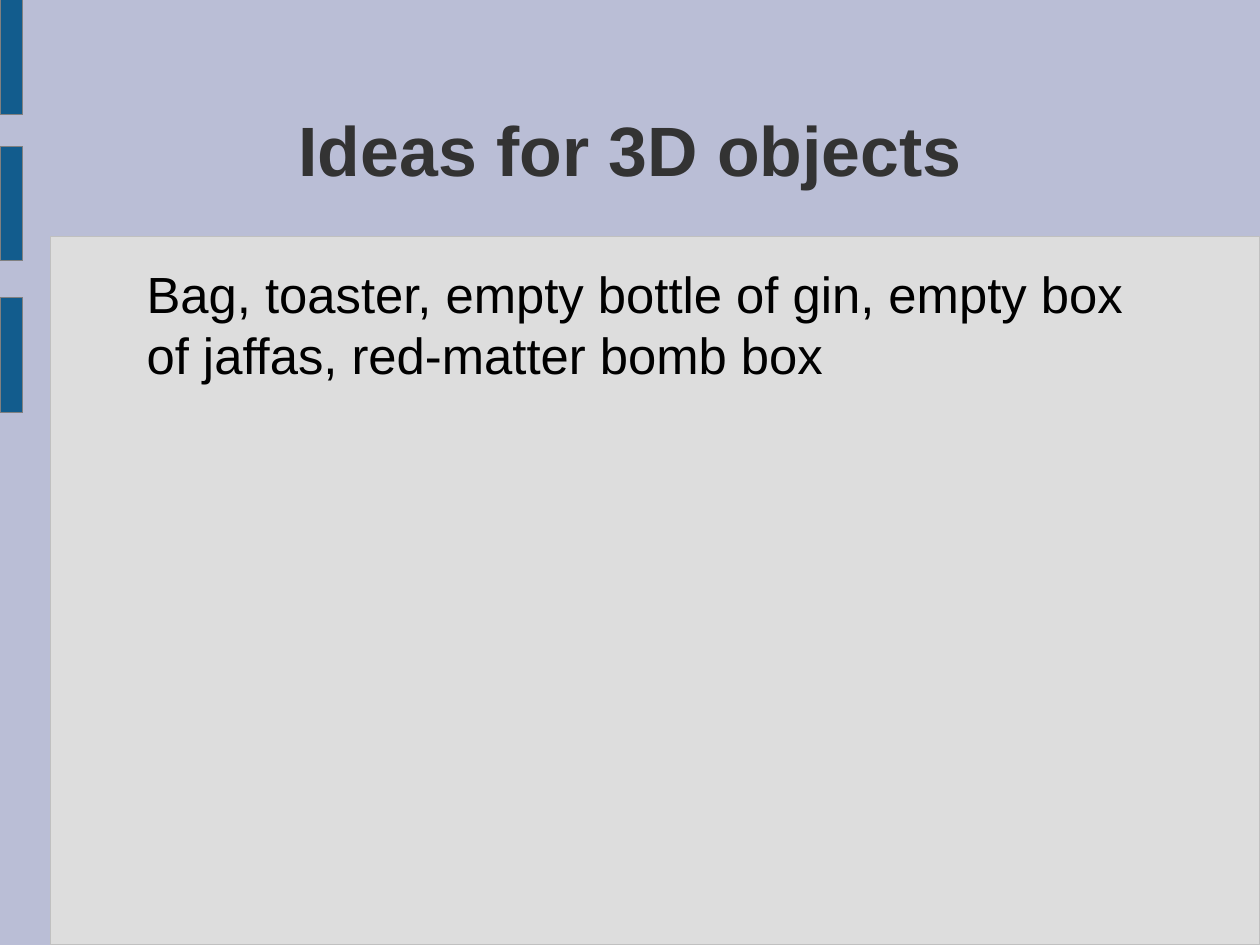
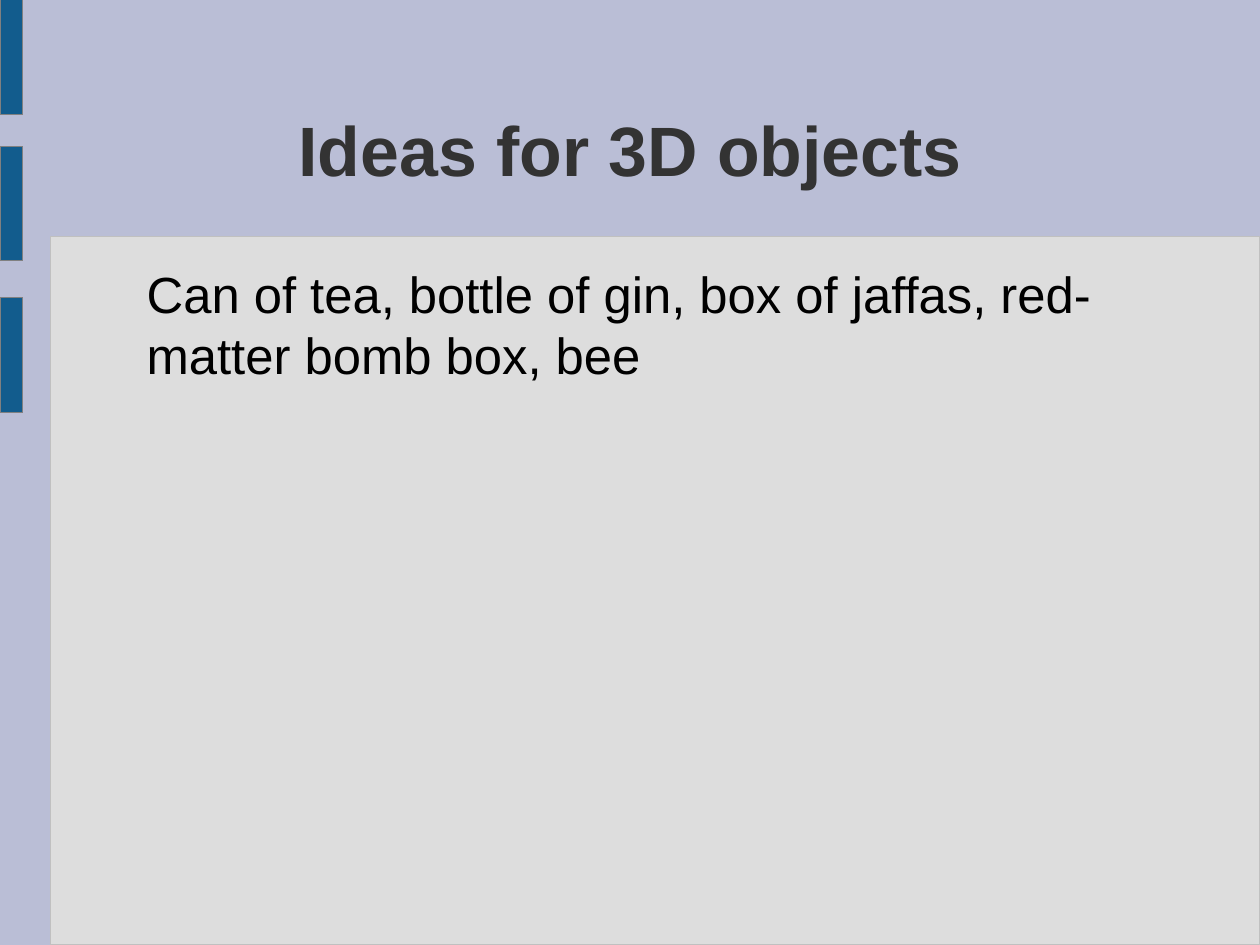
Before and after one commit to ktosox/JingleGameJam2024, a slide deck: slide 10 of GDD.odp. Drawn at 1260x945 pixels with LibreOffice and Linux fonts; fonts in the diff are those of the drawing. Boxes give left, top, right and bottom in pixels: in the first picture for what was removed or moved away, otherwise in the second. Text is boxed around its words. In the diff, an @@ line names an element or a change of style, - is before the commit and + after.

```diff
--- a/GDD.odp
+++ b/GDD.odp
@@ text at box(147, 276, 1090, 381): text changed @@
-Bag, toaster, empty bottle of gin, empty box of jaffas, red-matter bomb box
+Can of tea, bottle of gin, box of jaffas, red-matter bomb box, bee
```
Also in this commit, not shown: 3 other slides changed.
